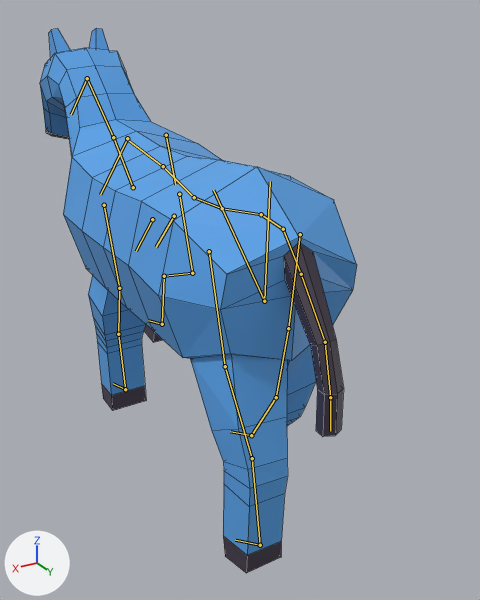
Before and after pictures for a commit that changed the Blender file assets/models/PlayerModel.blend.
Before and after are seen from a 50 mm camera at (0.777, 1.57, 0.596) aimed at (-0.128, 0.062, -0.159). Lighting does not change. The marker at lower left points along +X, +Y and +Z. Both versions are drawn at frame 5 of the action 'run'; the numbers are the values there. The bones that bend it are drawn over the model as lines. Mesh edges are drawn as thin lines.

The first picture shows 'Player'.
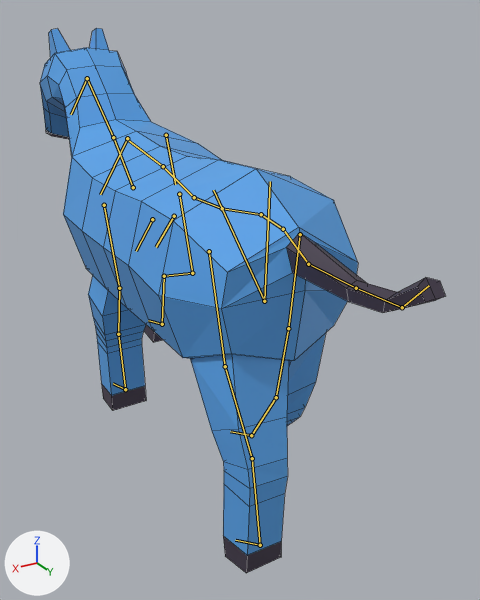
The change in detail:
Bone 'spine.003' (bone_spine_003) turns from (0, 0, 0) to (20, 0, 0) degrees about its own x, y and z.
Bone 'spine.002' (bone_spine_002) turns from (0, 0, 0) to (32, 0, 0) degrees about its own x, y and z.
Bone 'spine.001' (bone_spine_001) turns from (0, 0, 0) to (26, 0, 0) degrees about its own x, y and z.
Bone 'spine' (bone_spine) turns from (0, 0, 0) to (54, 0, 0) degrees about its own x, y and z.

Boxes [x1, y1, x2, y2] around the edits, measured in the pictures (480 x 600 px):
'Player', posed (28% wider)
    before: [40, 28, 357, 573]
    after: [40, 28, 445, 573]
bone 'spine.003', root to tip
    before: (283, 229) to (301, 274)
    after: (283, 229) to (308, 264)
bone 'spine.002', root to tip
    before: (301, 274) to (325, 342)
    after: (308, 264) to (356, 288)
bone 'spine.001', root to tip
    before: (325, 342) to (330, 397)
    after: (356, 288) to (402, 307)
bone 'spine', root to tip
    before: (330, 397) to (330, 431)
    after: (402, 307) to (429, 285)
